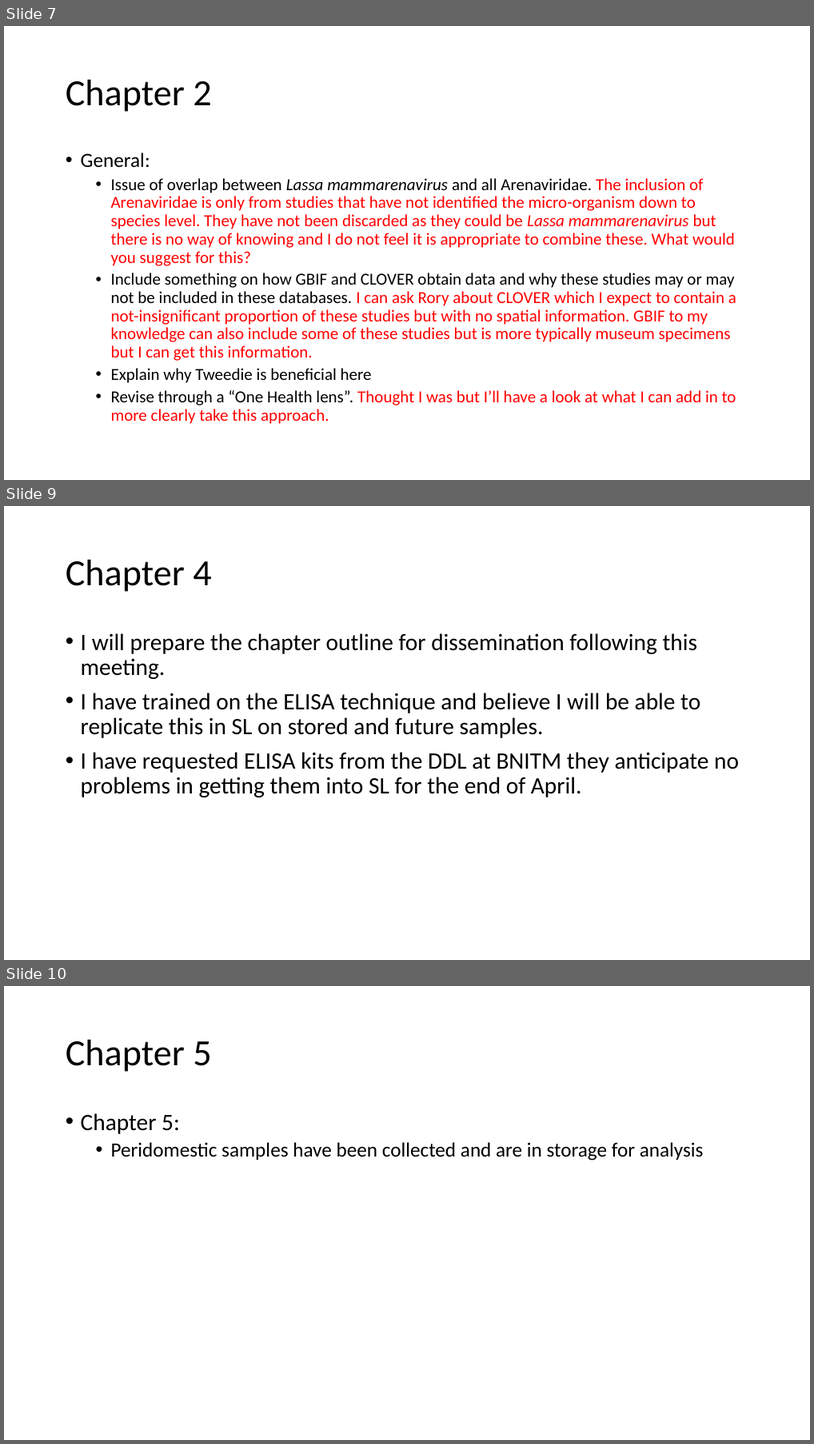
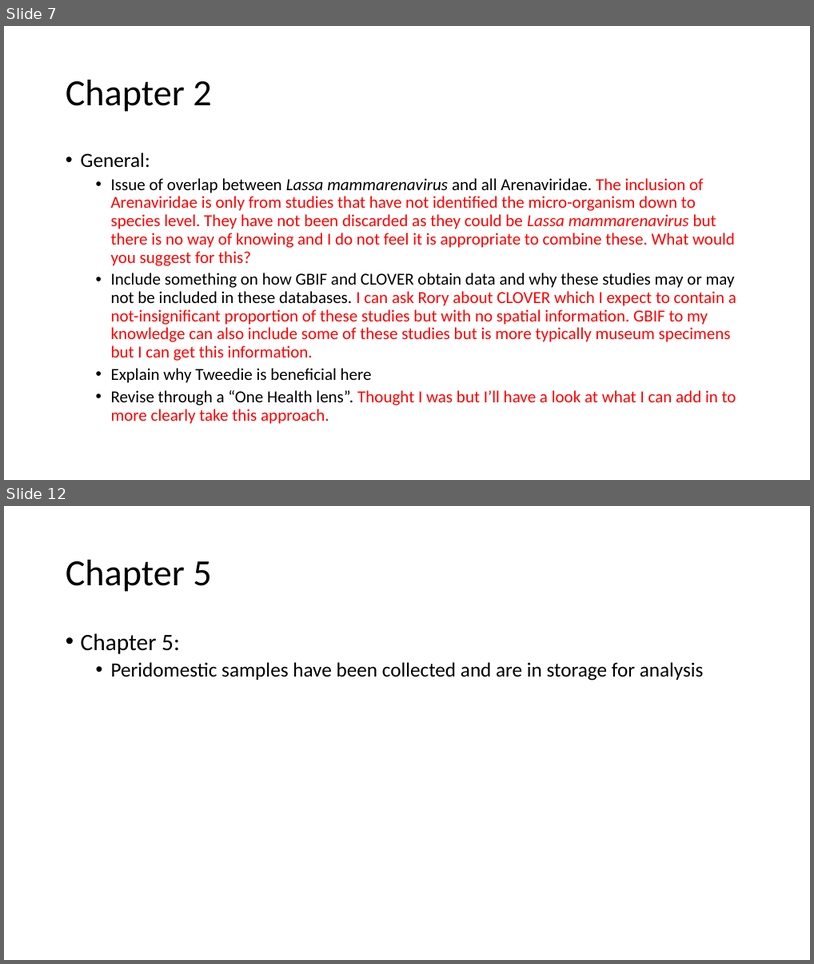
Before and after one commit to DidDrog11/phd_project, a slide deck: reports/supervisor_meeting_update/meeting_presentation_2022-10-27.pptx. Shown one above the other, each under a label of ours: slides 7, 9 and 10 before the commit, slides 7 and 12 after it; the slides between them are not shown. The pictures are 814x1444 and 814x964 pixels, drawn with LibreOffice and Linux fonts; fonts in the diff are those of the drawing. Boxes give left, top, right and bottom in pixels: in the first picture for what was removed or moved away, otherwise in the second. Text is boxed around its words. In the diff, an @@ line names an element or a change of style, - is before the commit and + after.

```diff
--- a/reports/supervisor_meeting_update/meeting_presentation_2022-10-27.pptx
+++ b/reports/supervisor_meeting_update/meeting_presentation_2022-10-27.pptx
@@ slide 9 removed at (4, 506, 810, 960), background #FFFFFF @@
@@ title removed at (66, 560, 211, 592) @@
-Chapter 4
@@ text removed at (81, 633, 739, 797) @@
-• I will prepare the chapter outline for dissemination following this meeting.
-• I have trained on the ELISA technique and believe I will be able to replicate this in SL on stored and future samples.
-• I have requested ELISA kits from the DDL at BNITM they anticipate no problems in getting them into SL for the end of April.
@@ what was slide 10 is now slide 12 @@
```
Also in this commit, not shown: 5 slides changed, 3 slides added, 1 other slide removed, 19 other files.
